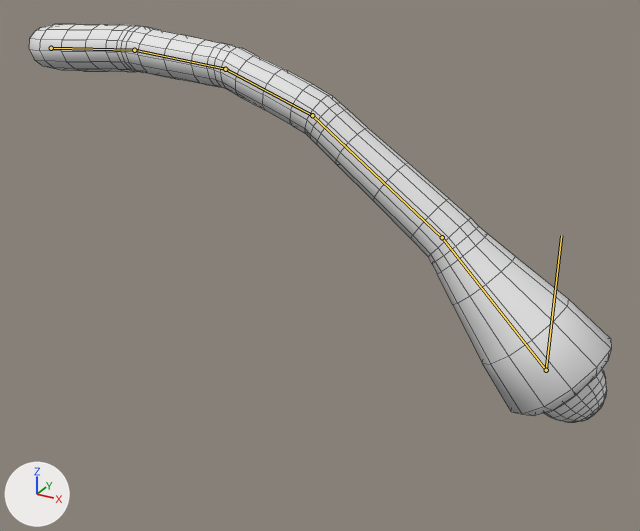
What one commit did to the Blender file RandomLevelTests/Assets/Models/Xlgrhthlbtrg/Xlgrhthlbtrg_tentacle.blend.
Both versions are drawn from a camera (50 mm lens) standing at (5.04, -5.42, 1.29) and looking at (1.95, 0.19, -1.51). The lights are fixed; the arrows at lower left show +X, +Y and +Z. Both versions are drawn at frame 1 of the action 'CW'; the numbers are the values there. The bones that bend it are drawn over the model as lines. Mesh edges are drawn as thin lines.
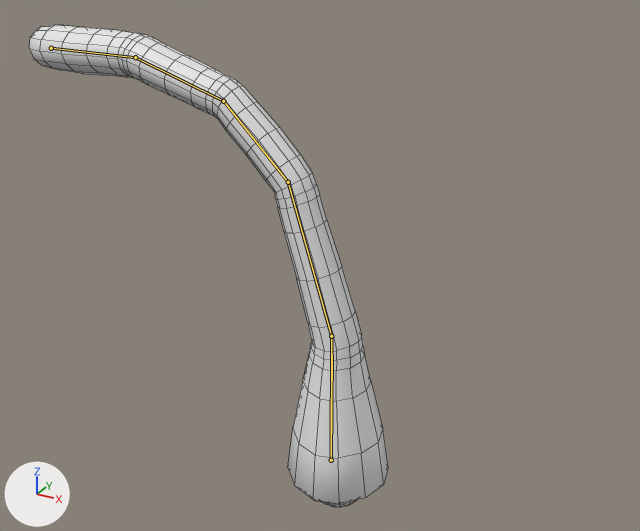
Scene script edits in JSON lines:
```json
{"block": "bone_target", "where": "bone_target = bpy.data.objects['Armature'].pose.bones['Target']"}
{"op": "set", "path": "bone_target.location", "old": "(-0.633, -1.83, 0.0)", "new": "(-2.305, -3.161, 0.0)"}
```

Changed parts and their boxes (x1, y1, x2, y2) in the pictures (640 x 531 px):
```json
{"object": "Cube", "change": "posed", "before": [29, 24, 611, 422], "after": [29, 25, 388, 507], "on screen": "38% narrower, 21% taller"}
{"bone": "Target", "before": "(546, 370) to (561, 235)", "after": "(331, 460) to (332, 354)"}
```
